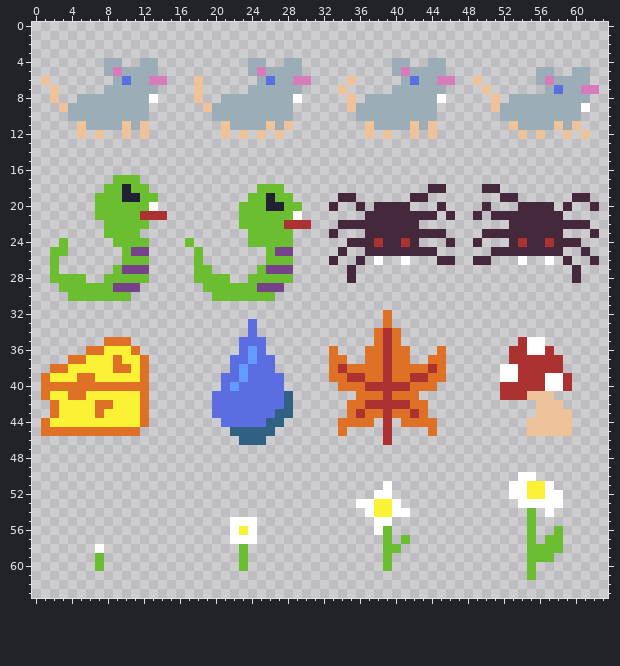
Pixel-art sprite, stored at content/objects.png. The picture above was drawn from the file before the commit.
The file is 64x64 pixels.
The result:
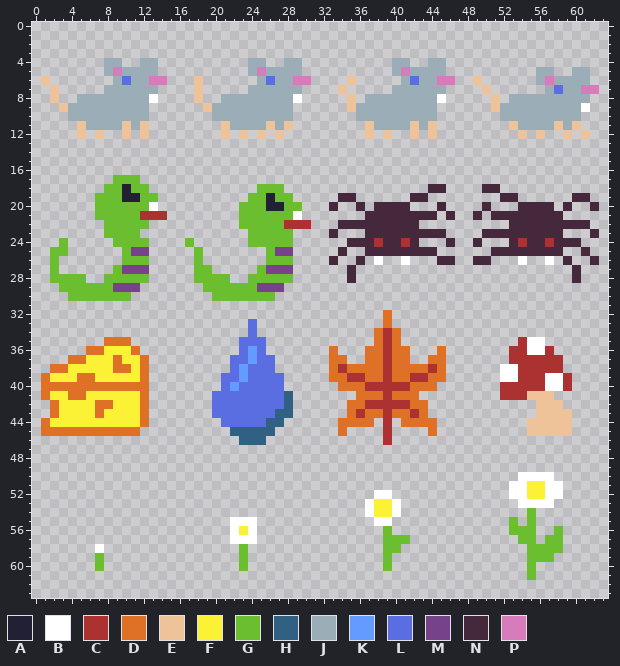
Palette (. is transparent): A #222034  B #ffffff  C #ac3232  D #df7126  E #eec39a  F #fbf236  G #6abe30  H #306082  J #9badb7  K #639bff  L #5b6ee1  M #76428a  N #45283c  P #d77bba
From old to new:
@@ x 34..60 @@
 49 ...........................
-50 ....................BB.....
-51 .....B.............BBFFB...
+50 ....................BBBB...
+51 ...................BBFFBB..
 52 ....BB.............BBFFBB..
-53 ..BBFFB.............BBBBB..
-54 ...BFFBB.............G.B...
-55 ....BB...............G.....
-56 ....BG...............G..G..
-57 .....G.G.............G.GG..
+53 ...BFFB.............BBBB...
+54 ...BFFB..............G.....
+55 ....BB.............G.G.....
+56 .....G.............GGG..G..
+57 .....GGG............GG.GG..
 58 .....GG..............GGGG..
Boxes around the changes in both pictures, in picture pixels (x1, y1, x2, y2):
changed: (509, 472, 563, 544)
changed: (356, 481, 410, 544)
